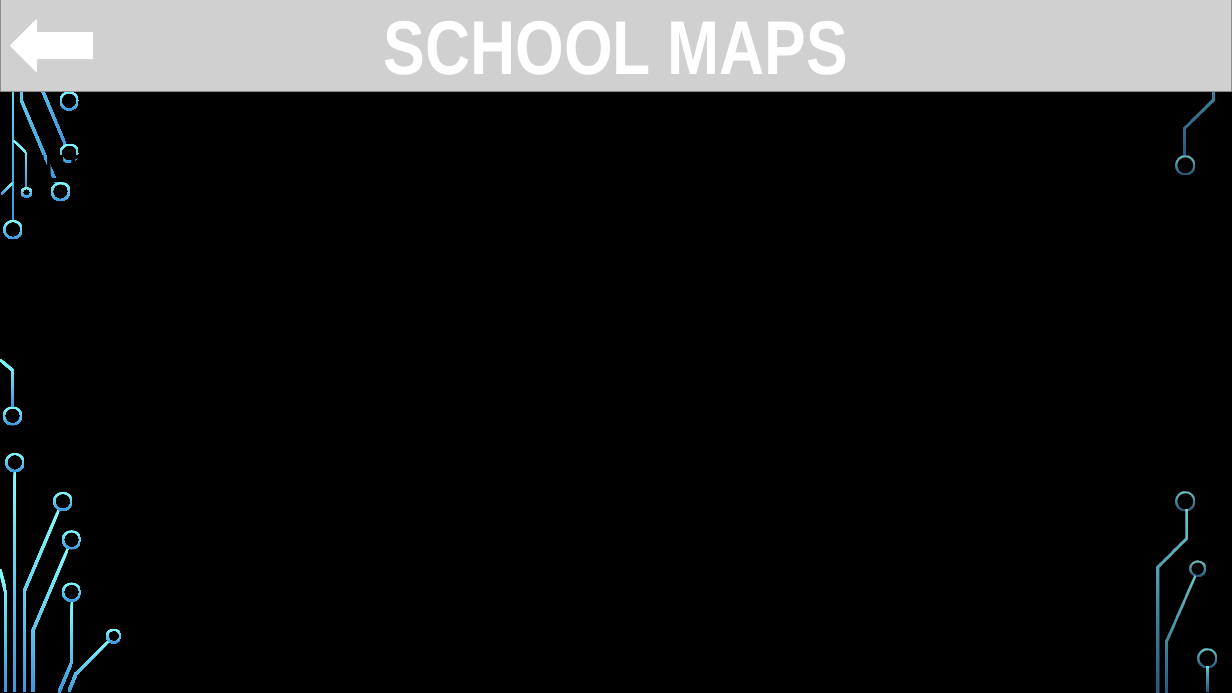
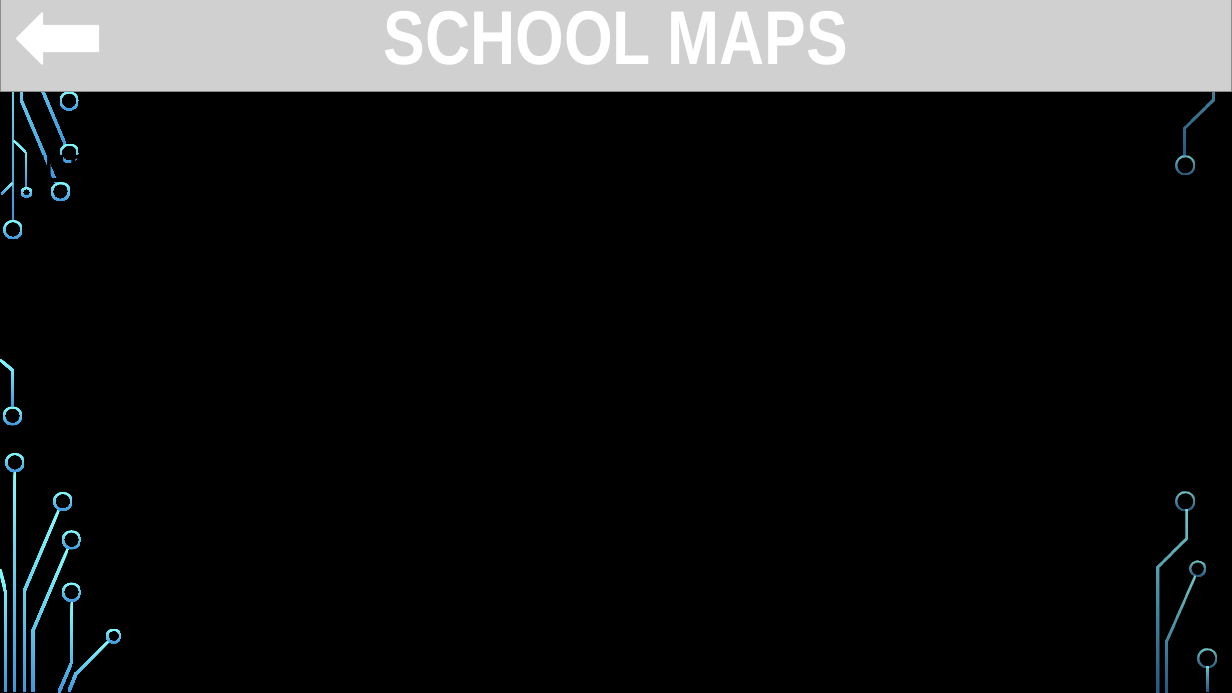
Before and after one commit to MauryBenavidez/School-maps, a slide deck: slide 10 of Presentacion School Maps/SchoolMapsPresentacion.pptx. Drawn at 1232x693 pixels with LibreOffice and Linux fonts; fonts in the diff are those of the drawing; grey boxes stand for pictures; background and template pictures are left out. Boxes give left, top, right and bottom in pixels: in the first picture for what was removed or moved away, otherwise in the second. Text is boxed around its words. In the diff, an @@ line names an element or a change of style, - is before the commit and + after.

```diff
--- a/Presentacion School Maps/SchoolMapsPresentacion.pptx
+++ b/Presentacion School Maps/SchoolMapsPresentacion.pptx
@@ left arrow: place and size @@
-left arrow at <box>11,20,92,71</box>
+left arrow at <box>17,13,98,64</box>
@@ title "SCHOOL MAPS": place and size @@
-title "SCHOOL MAPS" at <box>384,21,847,74</box>
+title "SCHOOL MAPS" at <box>384,11,847,64</box>
```
Also in this commit, not shown: 1 other slide changed.
